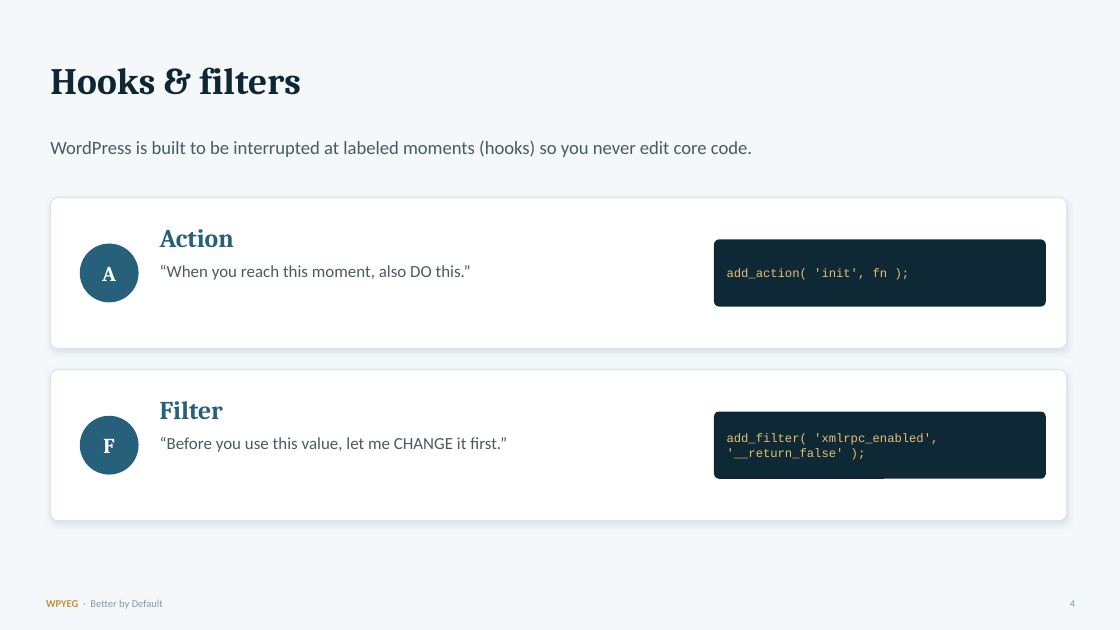
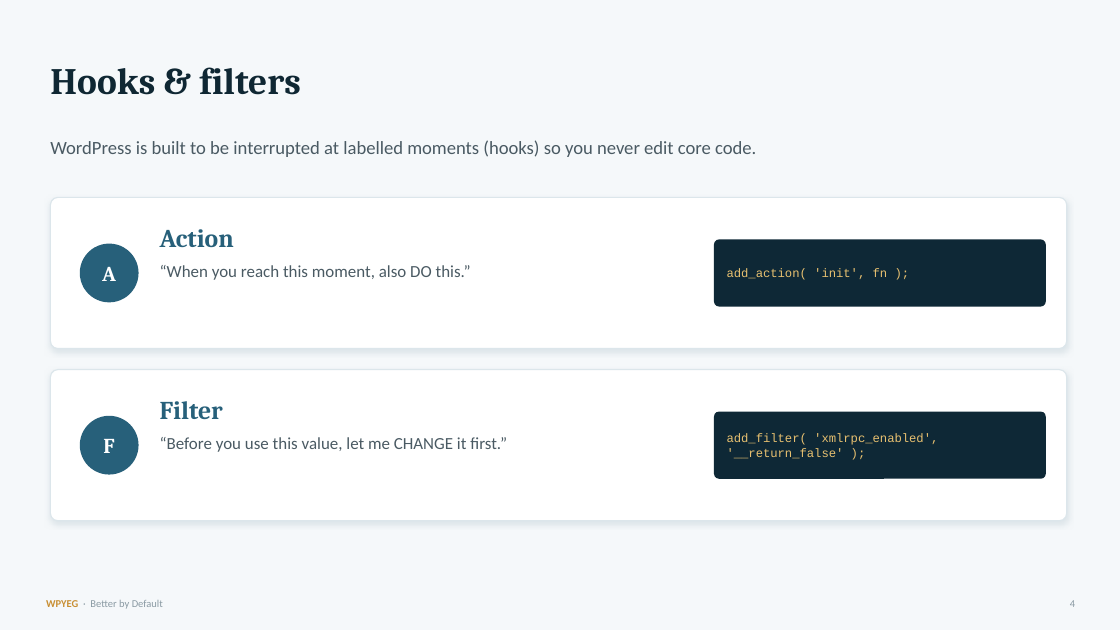
Before and after one commit to WPYEG/Better-by-Default, a slide deck: slide 4 of workshop/Better-by-Default.pptx. Drawn at 1120x630 pixels with LibreOffice and Linux fonts; fonts in the diff are those of the drawing. Boxes give left, top, right and bottom in pixels: in the first picture for what was removed or moved away, otherwise in the second. Text is boxed around its words. In the diff, an @@ line names an element or a change of style, - is before the commit and + after.

```diff
--- a/workshop/Better-by-Default.pptx
+++ b/workshop/Better-by-Default.pptx
@@ text at (50, 140, 756, 157): text changed @@
-WordPress is built to be interrupted at labeled moments (hooks) so you never edit core code.
+WordPress is built to be interrupted at labelled moments (hooks) so you never edit core code.
```
Also in this commit, not shown: 1 other slide changed, 10 other files.
